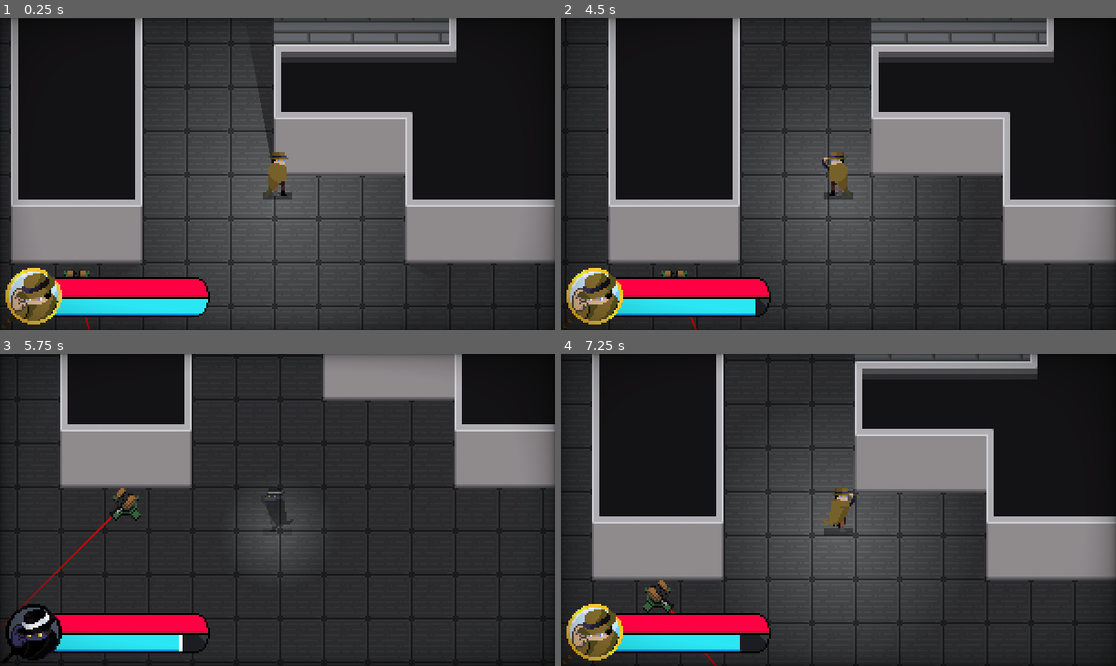
Above: before the commit, frames 1-4 (two rows, left to right).
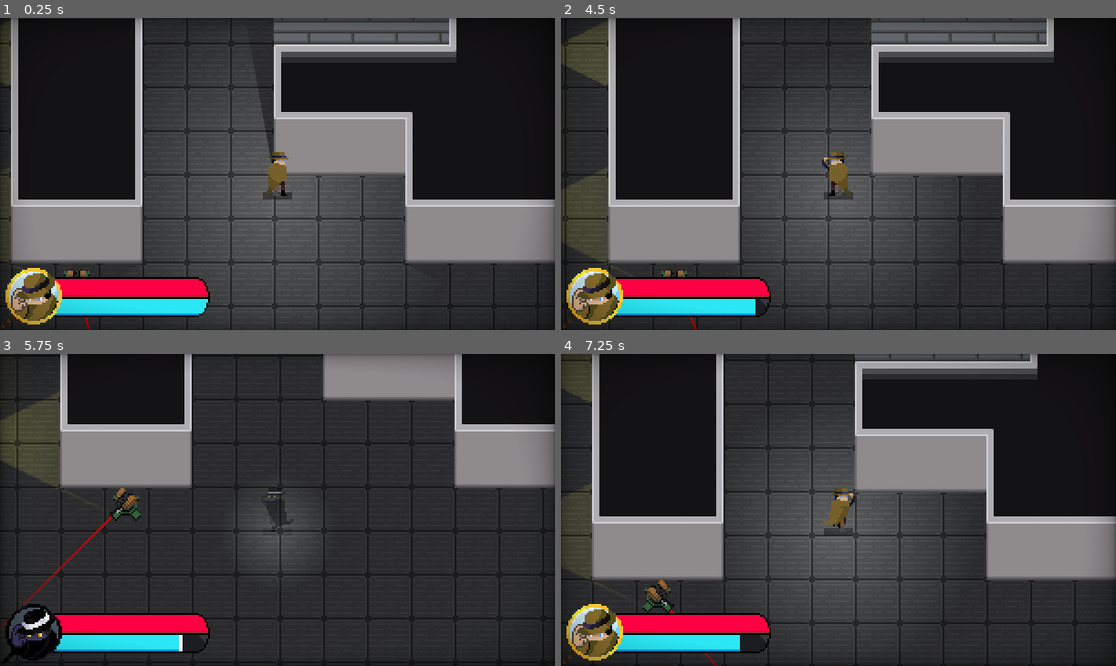
Above: after the commit, the same moments.

Repository: Cabidge/SGD1
Game: Godot game, scene res://assets/Main.tscn
The game is run twice, just before and just after one commit, with the same random seed, the same clock (stepped at 60 frames per second) and the same inputs. The engine's default icon, where the game draws it, is replaced by a stand-in: a white triangle on a blue panel in a dark square.
Inputs (mouse positions are in pixels of both pictures, inside the frame that each line leads up to):
- Up to frame 1 (0.25 s): no input
- Up to frame 2 (4.5 s): tap Enter (ui_accept) at 0.5, 0.77, 1.52, 3.02, 3.77 s; move the mouse to (960, 158) at 0.52 s; press the mouse at (960, 158) at 0.53 s; hold D (move_right) 0.53-1.28 s; move the mouse to (727, 189) at 1.27 s; release the mouse at (727, 189) at 1.28 s; hold S (move_down) 1.28-2.03 s; right-click (727, 189) at 1.35 s; move the mouse to (894, 105) at 2.02 s; press the mouse at (894, 105) at 2.03 s; hold D (move_right) 2.03-2.78 s; move the mouse to (810, 236) at 2.77 s; release the mouse at (810, 236) at 2.78 s; hold W (move_up) 2.78-3.53 s; right-click (810, 236) at 2.85 s; move the mouse to (1005, 220) at 3.52 s; press the mouse at (1005, 220) at 3.53 s; hold A (move_left) from 3.53 s (still down); move the mouse to (672, 127) at 4.27 s; release the mouse at (672, 127) at 4.28 s; right-click (672, 127) at 4.35 s
- Up to frame 3 (5.75 s): tap Enter (ui_accept) at 4.52 s; move the mouse to (305, 510) at 5.02 s; release A (move_left) at 5.03 s; press the mouse at (305, 510) at 5.03 s; hold S (move_down) from 5.03 s (still down)
- Up to frame 4 (7.25 s): move the mouse to (755, 432) at 5.77 s; release S (move_down) at 5.78 s; release the mouse at (755, 432) at 5.78 s; hold D (move_right) 5.78-6.53 s; right-click (755, 432) at 5.85 s; tap Enter (ui_accept) at 6.02, 6.77 s; move the mouse to (960, 494) at 6.52 s; press the mouse at (960, 494) at 6.53 s; hold W (move_up) from 6.53 s (still down)

The runs differ from the first frame. In frame 1, 0.2% of the frame differs, in the area x 0-2%, y 4-22%; in frame 2, 2.7%, in the area x 0-9%, y 1-79%; in frame 3, 2.0%; in frame 4, 1.2%.

Commit message:
Set up spotlight

Diff:
--- a/assets/guard/Guard.gd
+++ b/assets/guard/Guard.gd
@@ -8,6 +8,8 @@
 	if follow_path(MAX_SPEED):
 		sprite.animation = "walk"
 		sprite.flip_h = velocity.x > 0
+		var a = velocity.angle()
+		$Light2D.rotation = lerp_angle($Light2D.rotation,a,0.3)
 	else:
 		sprite.animation = "default"
 		velocity = Vector2.ZERO
--- a/assets/guard/Guard.tscn
+++ b/assets/guard/Guard.tscn
@@ -7,6 +7,7 @@
 [ext_resource path="res://assets/guard/Guard.gd" type="Script" id=5]
 [ext_resource path="res://StateMachine.gd" type="Script" id=6]
 [ext_resource path="res://assets/Shadow.tscn" type="PackedScene" id=7]
+[ext_resource path="res://assets/Spotlight45.png" type="Texture" id=8]
 
 [sub_resource type="AtlasTexture" id=1]
 atlas = ExtResource( 4 )
@@ -150,7 +151,7 @@
 position = Vector2( 0, -16 )
 frames = SubResource( 26 )
 animation = "walk"
-frame = 5
+frame = 3
 playing = true
 
 [node name="CollisionShape2D" type="CollisionShape2D" parent="."]
@@ -164,3 +165,9 @@
 
 [node name="Shadow" parent="." instance=ExtResource( 7 )]
 scale = Vector2( 10, 3 )
+
+[node name="Light2D" type="Light2D" parent="."]
+texture = ExtResource( 8 )
+texture_scale = 0.8
+color = Color( 0.976471, 1, 0.27451, 1 )
+shadow_enabled = true
Not shown: 1 places in assets/guard/Guard.tscn that only renumber resources
